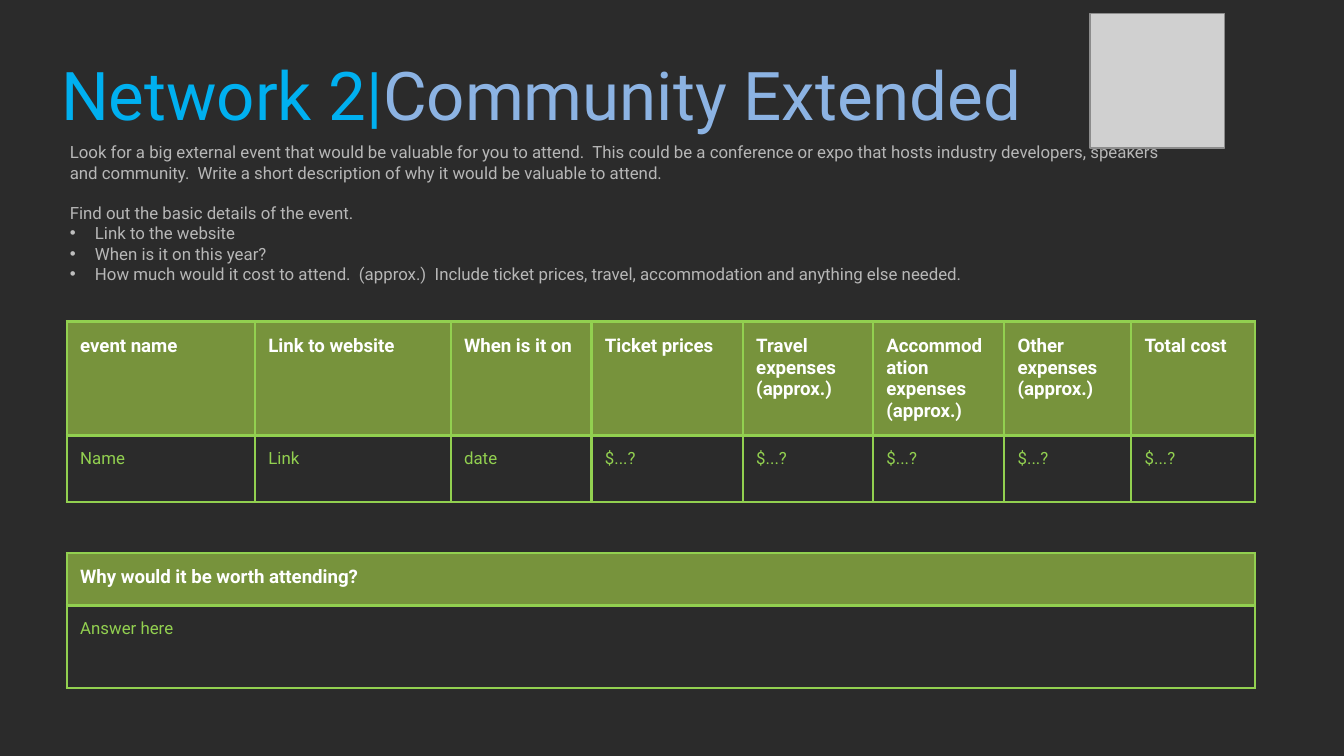
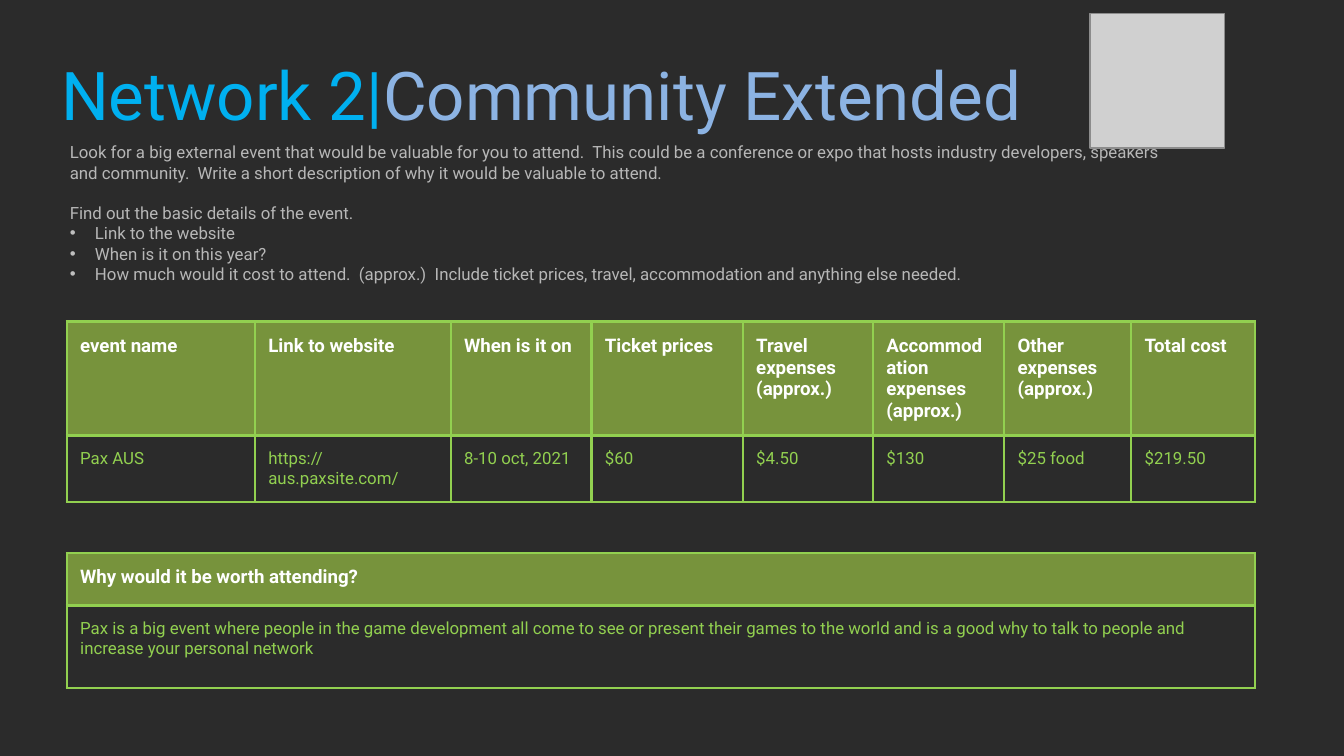
Before and after one commit to Ryszarder/ProfessionalStudies, a slide deck: slide 25 of 2021_Professional_Studies_1_BlakePeck.pptx. Drawn at 1344x756 pixels with LibreOffice and Linux fonts; fonts in the diff are those of the drawing; grey boxes stand for pictures; background and template pictures are left out; a plain dark background stands for a picture behind light text. Boxes give left, top, right and bottom in pixels: in the first picture for what was removed or moved away, otherwise in the second. Text is boxed around its words. In the diff, an @@ line names an element or a change of style, - is before the commit and + after.

Commit message:
from page 20 - 26 are completed

```diff
--- a/2021_Professional_Studies_1_BlakePeck.pptx
+++ b/2021_Professional_Studies_1_BlakePeck.pptx
@@ table at [67,321,1257,505] @@
-row 2: Name | Link | date | $...? | $...? | $...? | $...? | $...?
+row 2: Pax AUS | https://aus.paxsite.com/ | 8-10 oct, 2021 | $60 | $4.50 | $130 | $25 food | $219.50
@@ table at [67,554,1255,688] @@
-row 2, column 1: Answer here
+row 2, column 1: Pax is a big event where people in the game development all come to see or present their games to the world and is a good why to talk to people and increase your personal network
```
Also in this commit, not shown: 5 other slides changed.
